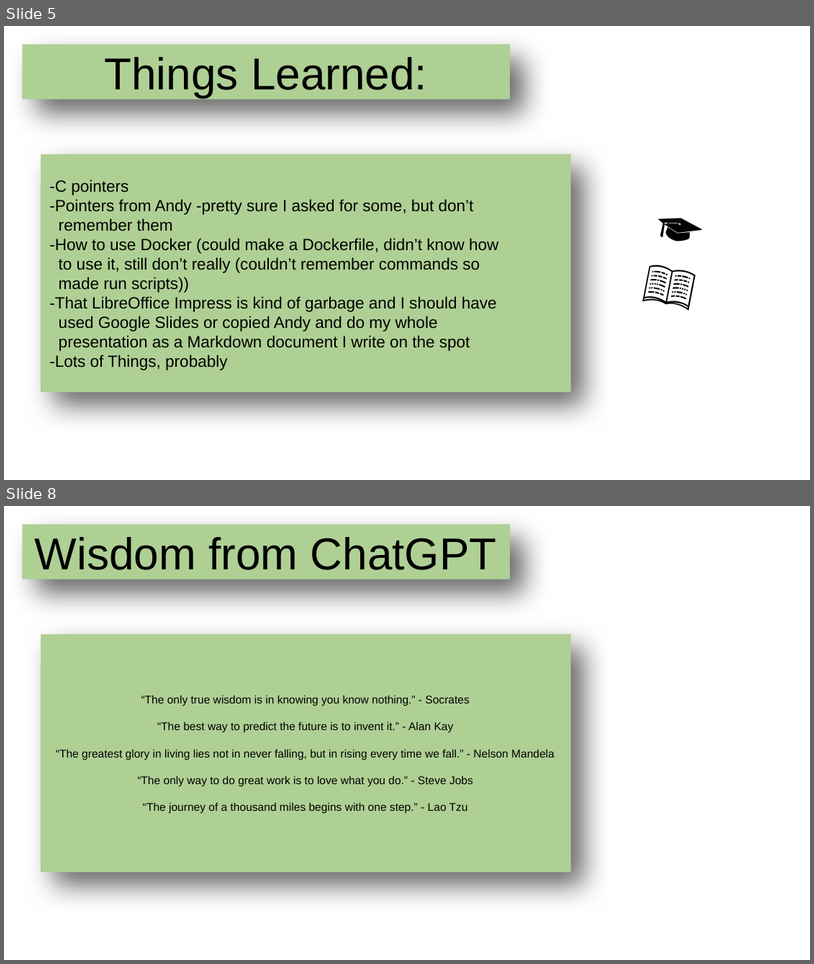
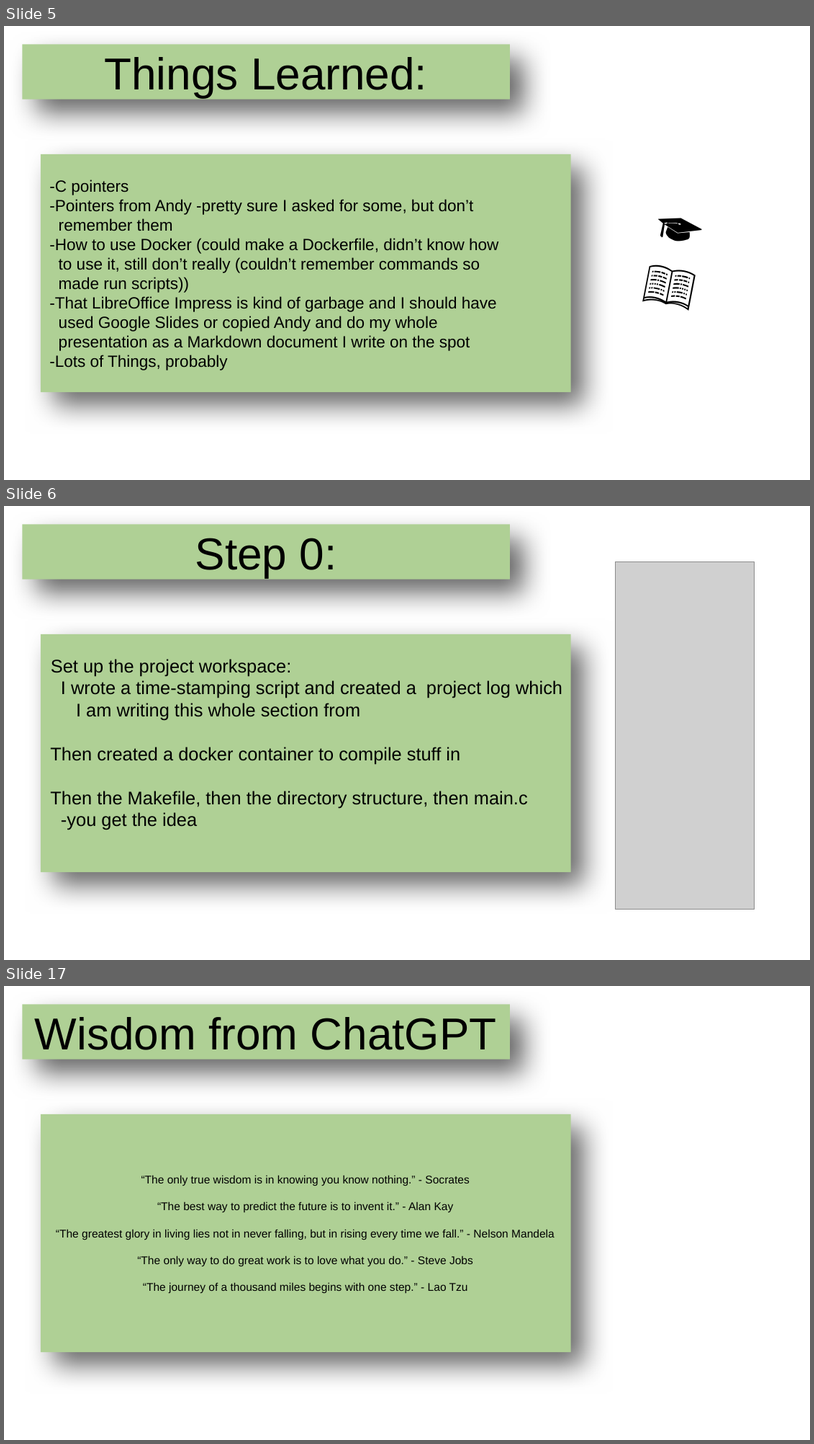
Before and after one commit to echoofskyz/ugrproj, a slide deck: docs/presentation.odp. Shown one above the other, each under a label of ours: slides 5 and 8 before the commit, slides 5, 6 and 17 after it; the slides between them are not shown. The pictures are 814x964 and 814x1444 pixels, drawn with LibreOffice and Linux fonts; fonts in the diff are those of the drawing; grey boxes stand for pictures; background and template pictures are left out. Boxes give left, top, right and bottom in pixels: in the first picture for what was removed or moved away, otherwise in the second. Text is boxed around its words. In the diff, an @@ line names an element or a change of style, - is before the commit and + after.

```diff
--- a/docs/presentation.odp
+++ b/docs/presentation.odp
@@ slide 6 added at <box>4,506,810,960</box>, background picture (left out) @@
@@ title added at <box>22,524,510,579</box>, fill #AFD095, 44 pt, text #000000 @@
+Step 0:
@@ picture added at <box>616,561,756,908</box> @@
@@ title added at <box>41,634,571,872</box>, fill #AFD095, 18 pt, text #000000 @@
+Set up the project workspace:
+I wrote a time-stamping script and created a project log which I am writing this whole section from
+Then created a docker container to compile stuff in
+Then the Makefile, then the directory structure, then main.c
+-you get the idea
@@ what was slide 8 is now slide 17 @@
```
Also in this commit, not shown: 2 slides changed, 9 other slides added, 1 slide removed, 2 other files.
